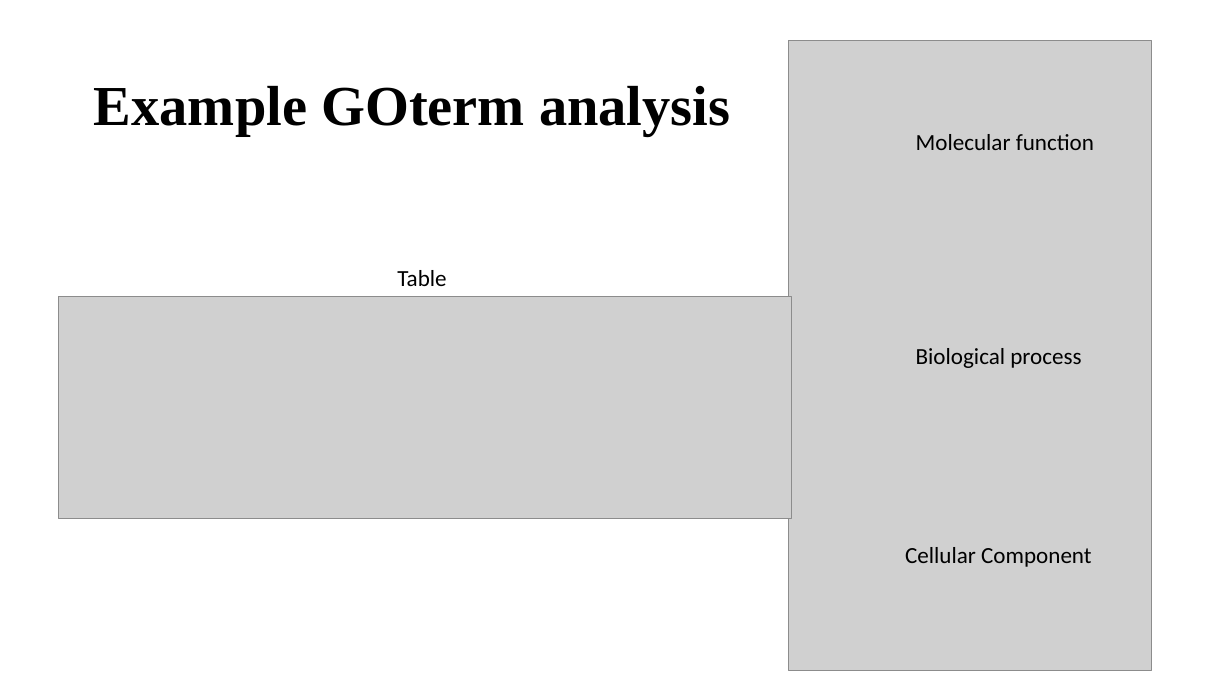
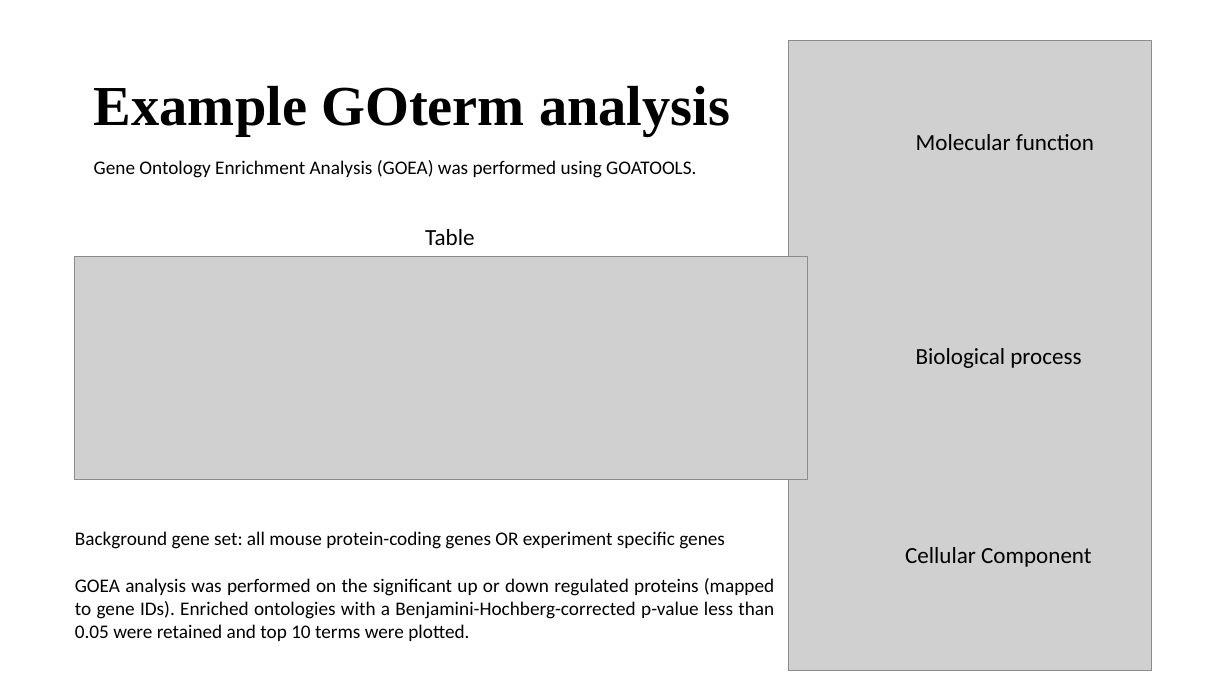
Before and after one commit to vinogradova-lab/cell-type-specific-proximity-labeling, a slide deck: slide 5 of docs/update_052523.pptx. Drawn at 1232x693 pixels with LibreOffice and Linux fonts; fonts in the diff are those of the drawing; grey boxes stand for pictures. Boxes give left, top, right and bottom in pixels: in the first picture for what was removed or moved away, otherwise in the second. Text is boxed around its words. In the diff, an @@ line names an element or a change of style, - is before the commit and + after.

```diff
--- a/docs/update_052523.pptx
+++ b/docs/update_052523.pptx
@@ text added at (x1=94, y1=160, x2=696, y2=178), 15 pt, text #000000 @@
+Gene Ontology Enrichment Analysis (GOEA) was performed using GOATOOLS.
@@ text "Table" moved from (x1=397, y1=270, x2=446, y2=286) to (x1=425, y1=229, x2=474, y2=245) @@
@@ picture moved from (x1=58, y1=297, x2=791, y2=519) to (x1=74, y1=257, x2=807, y2=480) @@
@@ text added at (x1=75, y1=531, x2=774, y2=641), 15 pt, text #000000 @@
+Background gene set: all mouse protein-coding genes OR experiment specific genes
+GOEA analysis was performed on the significant up or down regulated proteins (mapped to gene IDs). Enriched ontologies with a Benjamini-Hochberg-corrected p-value less than 0.05 were retained and top 10 terms were plotted.
```
Also in this commit, not shown: 7 other slides changed, 1 slide added.
